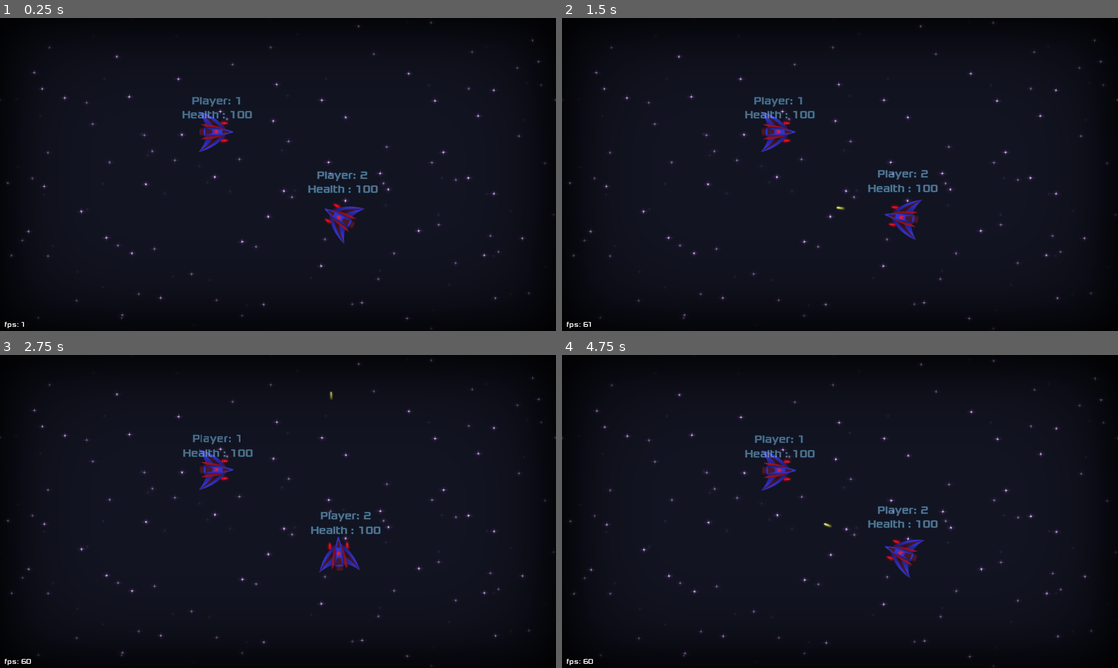
Above: before the commit, frames 1-4 (two rows, left to right).
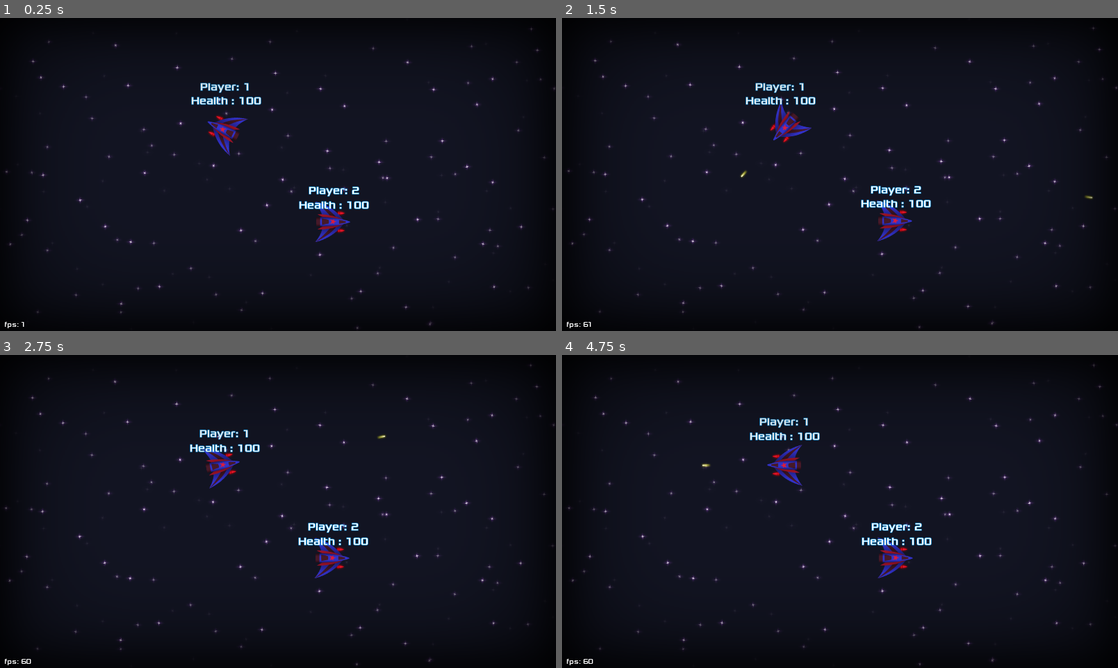
Above: after the commit, the same moments.

Repository: Najim-SD/Moon-Guardian
Game: Godot game, scene res://Scenes/Level.tscn
Two runs of this game, one before a commit and one after it. Both use one fixed random seed, a clock stepped at 60 frames per second and the inputs below.
Inputs (mouse positions are in pixels of both pictures, inside the frame that each line leads up to):
- Up to frame 1 (0.25 s): no input
- Up to frame 2 (1.5 s): move the mouse to (962, 158) at 0.52 s; right-click (962, 158) at 0.6 s; move the mouse to (728, 190) at 1.27 s; right-click (728, 190) at 1.35 s
- Up to frame 3 (2.75 s): move the mouse to (333, 442) at 2.02 s; click (333, 442) at 2.1 s; right-click (333, 442) at 2.3 s
- Up to frame 4 (4.75 s): move the mouse to (812, 574) at 2.77 s; right-click (812, 574) at 2.85 s; move the mouse to (1006, 558) at 3.52 s; right-click (1006, 558) at 3.6 s; tap R (restart, bound only after the commit) at 4.15 s; move the mouse to (673, 464) at 4.27 s; click (673, 464) at 4.35 s; right-click (673, 464) at 4.55 s

The runs differ from the first frame. In frame 1, 3.4% of the frame differs, in the area x 0-100%, y 1-100%; in frame 2, 3.4%; in frame 3, 3.3%; in frame 4, 3.5%.

Commit message:
no death on ships collision and a project rename

Diff:
--- a/Scenes/Level.tscn
+++ b/Scenes/Level.tscn
@@ -9,16 +9,6 @@
 [node name="Level" type="Node2D"]
 script = ExtResource( 5 )
 
-[node name="Parallax" parent="." instance=ExtResource( 3 )]
-
-[node name="Spaceship1" parent="." instance=ExtResource( 1 )]
-position = Vector2( 493.367, 260.829 )
-
-[node name="Spaceship2" parent="." instance=ExtResource( 1 )]
-position = Vector2( 773.683, 457.051 )
-useJoyStick = false
-playerId = 1
-
 [node name="MultiCam" parent="." instance=ExtResource( 2 )]
 smoothing_speed = 10.0
 drag_margin_left = 0.0
@@ -27,6 +17,16 @@
 drag_margin_bottom = 0.0
 targets = [ "Spaceship1", "Spaceship2" ]
 
+[node name="Parallax" parent="." instance=ExtResource( 3 )]
+
+[node name="Spaceship1" parent="." instance=ExtResource( 1 )]
+position = Vector2( 509.14, 287.02 )
+useJoyStick = false
+
+[node name="Spaceship2" parent="." instance=ExtResource( 1 )]
+position = Vector2( 765.191, 500.485 )
+playerId = 1
+
 [node name="LevelBoundary" parent="." instance=ExtResource( 4 )]
 position = Vector2( 645.809, 336.359 )
 
--- a/Scenes/Missile.tscn
+++ b/Scenes/Missile.tscn
@@ -11,5 +11,4 @@
 offset = Vector2( 2, 0 )
 
 [node name="CollisionPolygon2D" type="CollisionPolygon2D" parent="."]
-polygon = PoolVector2Array( 15.1549, 0.00128174, 7.36798, -3.06631, -5.84626, -4.83607, -20.3583, -4.95406, -20.4763, 4.72065, -5.84626, 4.72065, 7.36798, 3.18686 )
 disabled = true
--- a/Scenes/Spaceship.tscn
+++ b/Scenes/Spaceship.tscn
@@ -44,7 +44,7 @@
 rotation = 1.5708
 frames = SubResource( 1 )
 animation = "JetFlame"
-frame = 13
+frame = 3
 playing = true
 
 [node name="Missile1" parent="." instance=ExtResource( 19 )]
@@ -84,6 +84,7 @@
 }
 
 [node name="Area2D" type="Area2D" parent="."]
+visible = false
 
 [node name="CollisionPolygon2D" type="CollisionPolygon2D" parent="Area2D"]
 polygon = PoolVector2Array( -43.7755, -47.5305, -6.02052, -31.9565, 21.8238, -6, 37.3977, 0.135185, 22.2957, 6.27036, -10.7399, 35.0585, -42.3597, 47.3289, -38.1123, -0.808693 )
--- a/Scripts/Camera2D.gd
+++ b/Scripts/Camera2D.gd
@@ -22,6 +22,8 @@
 		offset = Vector2(rand_range(shakingRange.x,shakingRange.y), rand_range(shakingRange.x,shakingRange.y))
 	else:
 		offset = Vector2.ZERO
+	if targets.size() <= 0:
+		return
 	var pos:Vector2 = get_parent().find_node(targets[0]).position
 	var maxX = pos.x
 	var minX = pos.x
--- a/Scripts/Level.gd
+++ b/Scripts/Level.gd
@@ -13,5 +13,7 @@
 
 # Called every frame. 'delta' is the elapsed time since the previous frame.
 func _process(delta):
+	if Input.is_action_pressed("restart"):
+		get_tree().reload_current_scene()
 	#$LevelBoundary.position = $MultiCam.position
 	pass
--- a/Scripts/Spaceship.gd
+++ b/Scripts/Spaceship.gd
@@ -6,12 +6,12 @@
 var accelration = 25
 var power = 0.0
 var friction = 0.03
-var maxSpeed = 500.0
+export var maxSpeed = 500.0
 
 var health = 100
 
 var bulletSpeed = 800.0
-export var fireRate = 60 * 0.20
+export var fireRate = 60 * 0.15
 var fireCounter = 0
 var bulletScene = preload("res://Scenes/LaserShot.tscn")
 var cam = null
@@ -19,6 +19,7 @@
 export var useJoyStick = true
 export var controlDevice = 0
 export var playerId = 0
+export var playerName = "Player"
 
 var hitSound = preload("res://Sounds/Hit.wav")
 var laserSound = preload("res://Sounds/Laser_Shoot.wav")
@@ -31,8 +32,9 @@
 	pass # Replace with function body.
 
 func _process(delta):
+	$UI.modulate.a = health/100.0
 	$UI.global_rotation = 0
-	$UI/Label.text = "Player: " + str(playerId+1) + "\nHealth : " + str(health)
+	$UI/Label.text = playerName + ": " + str(playerId+1) + "\nHealth : " + str(health)
 
 # Called every frame. 'delta' is the elapsed time since the previous frame.
 func _physics_process(delta):
@@ -117,18 +119,6 @@
 		$AudioStreamPlayer2D.pitch_scale = rand_range(0.60,1)
 		$AudioStreamPlayer2D.play()
 		checkDeath()
-	elif "ship" in body.name and body.playerId != playerId:
-		print("Player" + str(playerId+1) + " entered Player" + str(body.playerId+1))
-		var myHealth = health
-		health -= body.health
-		body.health -= myHealth
-		body.checkDeath()
-		cam.shakeCam(24, Vector2(-6,6))
-		$AudioStreamPlayer2D.stream = hitSound
-		$AudioStreamPlayer2D.volume_db = -20
-		$AudioStreamPlayer2D.pitch_scale = rand_range(0.60,1)
-		$AudioStreamPlayer2D.play()
-		checkDeath()
 	pass # Replace with function body.
 
 
--- a/project.godot
+++ b/project.godot
@@ -15,7 +15,7 @@
 
 [application]
 
-config/name="Genetic AI Spaceships"
+config/name="Moon Defender"
 config/description="A game made for the 2020 Github GameOff Jam. using Godot 3.2.3"
 run/main_scene="res://Scenes/Level.tscn"
 config/icon="res://icon.png"
@@ -60,6 +60,11 @@
 "events": [ Object(InputEventJoypadButton,"resource_local_to_scene":false,"resource_name":"","device":1,"button_index":1,"pressure":0.0,"pressed":false,"script":null)
  ]
 }
+restart={
+"deadzone": 0.5,
+"events": [ Object(InputEventKey,"resource_local_to_scene":false,"resource_name":"","device":0,"alt":false,"shift":false,"control":false,"meta":false,"command":false,"pressed":false,"scancode":82,"unicode":0,"echo":false,"script":null)
+ ]
+}
 
 [rendering]
 
